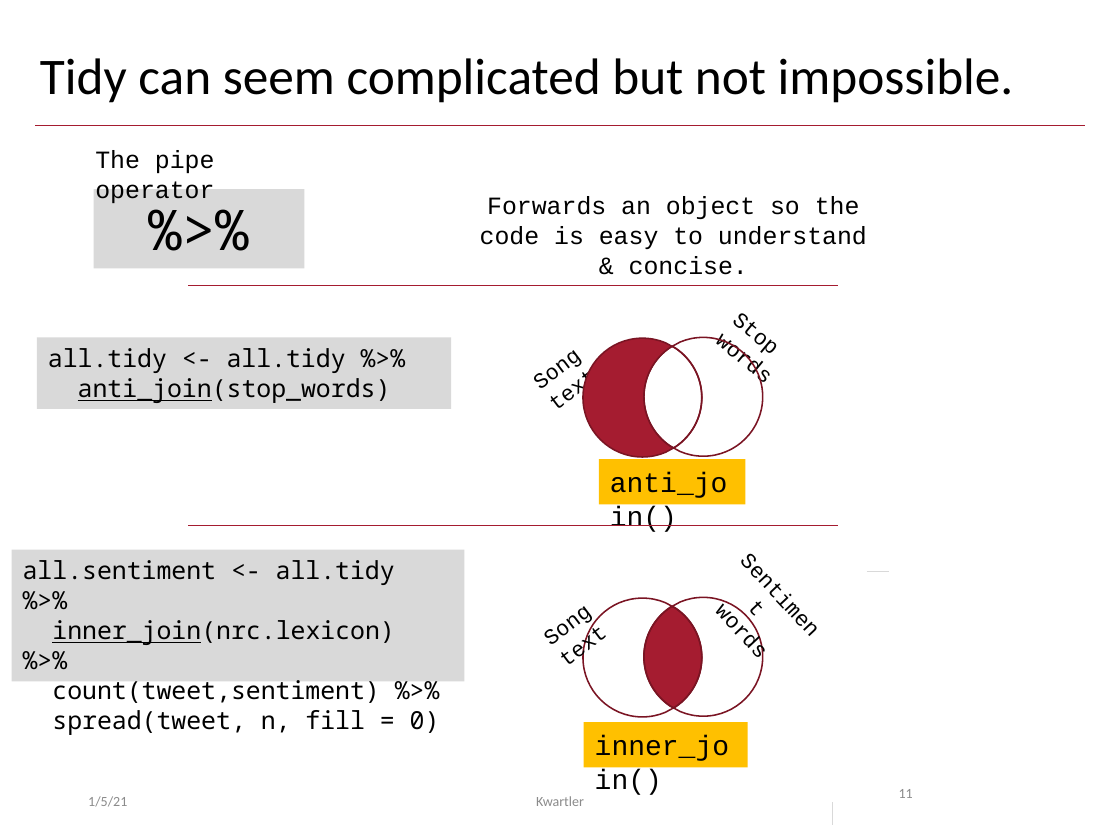
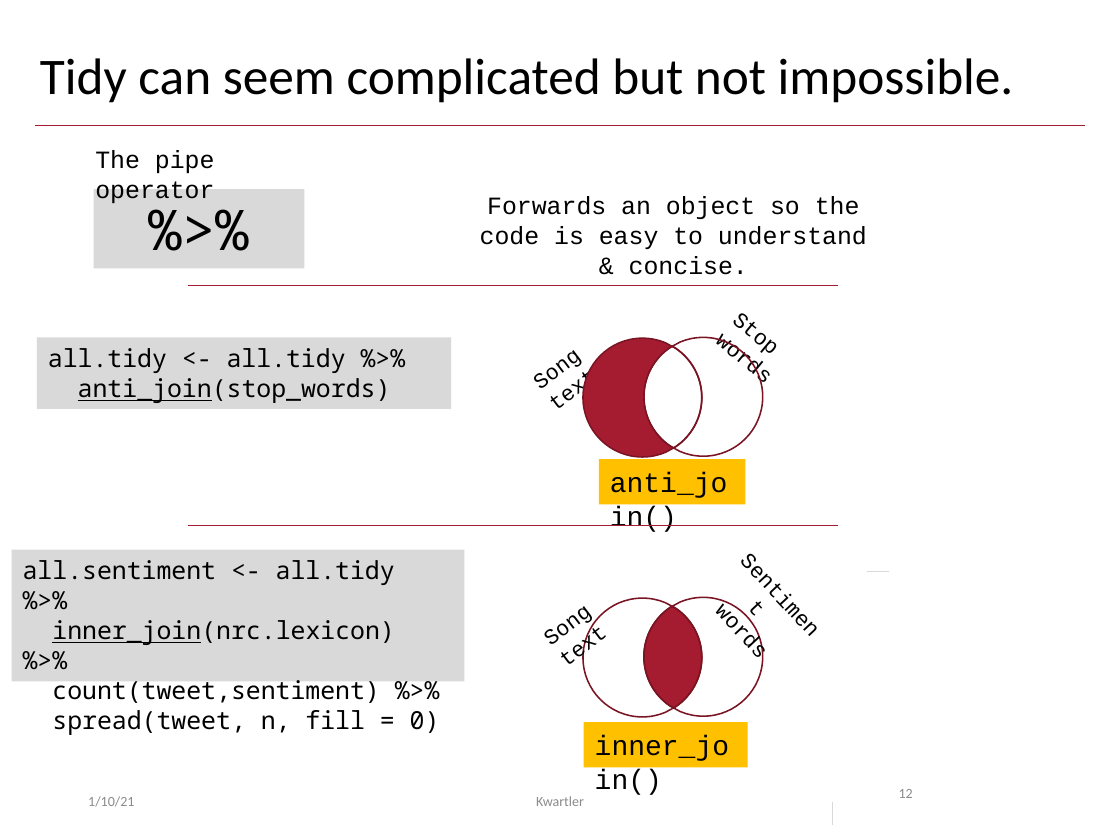
Before and after one commit to kwartler/GSERM_Text_Remote_student, a slide deck: slide 12 of lessons/C_Sentiment_Unsupervised/Day3_liveA_SentimentReview.pptx (slide 11 before the commit). Drawn at 1120x840 pixels with LibreOffice and Linux fonts; fonts in the diff are those of the drawing; background and template pictures are left out. Boxes give left, top, right and bottom in pixels: in the first picture for what was removed or moved away, otherwise in the second. Text is boxed around its words. In the diff, an @@ line names an element or a change of style, - is before the commit and + after.

```diff
--- a/lessons/C_Sentiment_Unsupervised/Day3_liveA_SentimentReview.pptx
+++ b/lessons/C_Sentiment_Unsupervised/Day3_liveA_SentimentReview.pptx
@@ text at [88,796,134,807]: text changed @@
-1/5/21
+1/10/21
@@ page number at [899,789,913,798]: text changed @@
-11
+12
```
Also in this commit, not shown: 12 other slides changed, 1 slide added, 1 other file.
